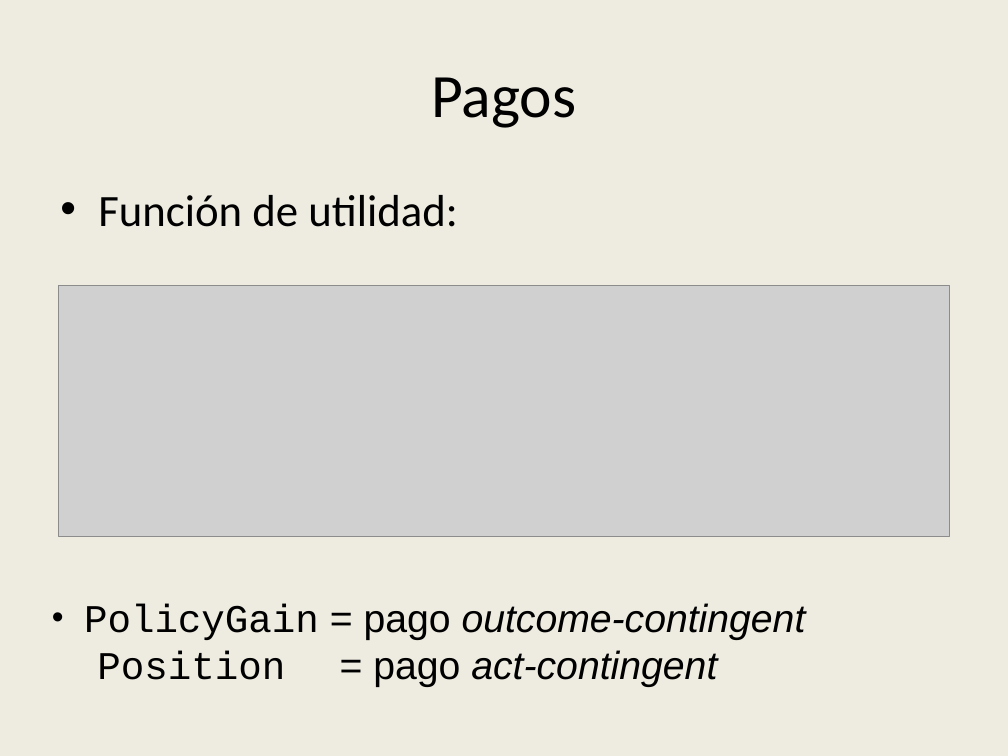
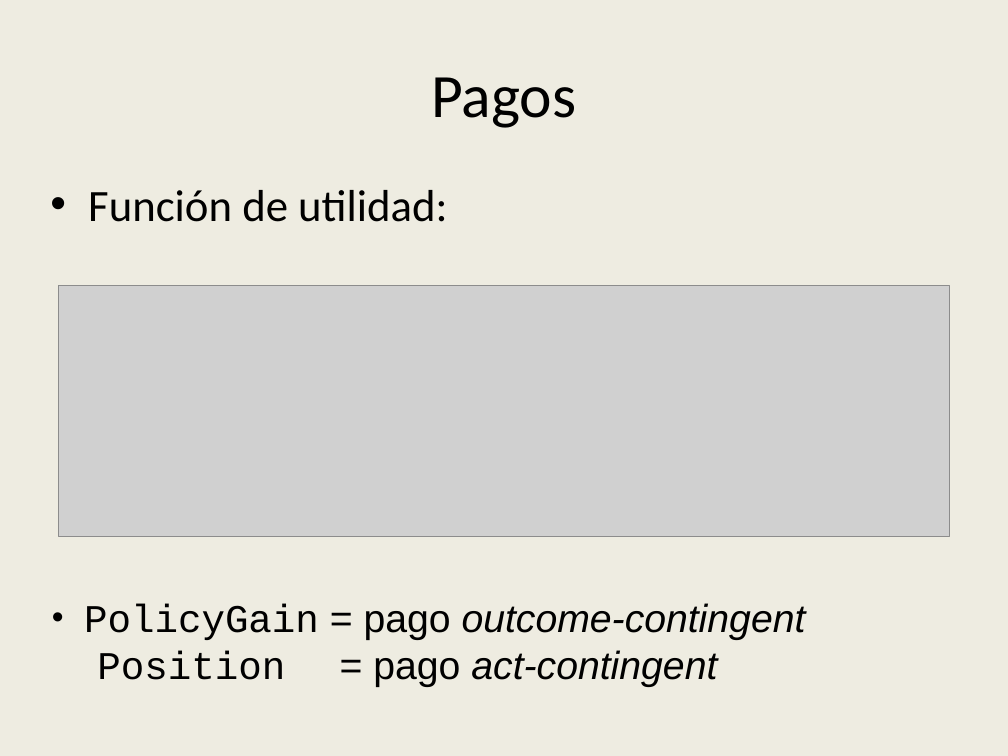
Before and after one commit to emagar/ep3, a slide deck: slide 13 of clases/09posTaking/vetoPositionTaking.pptx. Drawn at 1008x756 pixels with LibreOffice and Linux fonts; fonts in the diff are those of the drawing; grey boxes stand for pictures. Boxes give left, top, right and bottom in pixels: in the first picture for what was removed or moved away, otherwise in the second. Text is boxed around its words. In the diff, an @@ line names an element or a change of style, - is before the commit and + after.

```diff
--- a/clases/09posTaking/vetoPositionTaking.pptx
+++ b/clases/09posTaking/vetoPositionTaking.pptx
@@ text "Función de utilidad:": place and size @@
-text "Función de utilidad:" at <box>98,195,457,227</box>
+text "Función de utilidad:" at <box>88,190,447,222</box>
```
Also in this commit, not shown: 7 other slides changed.
